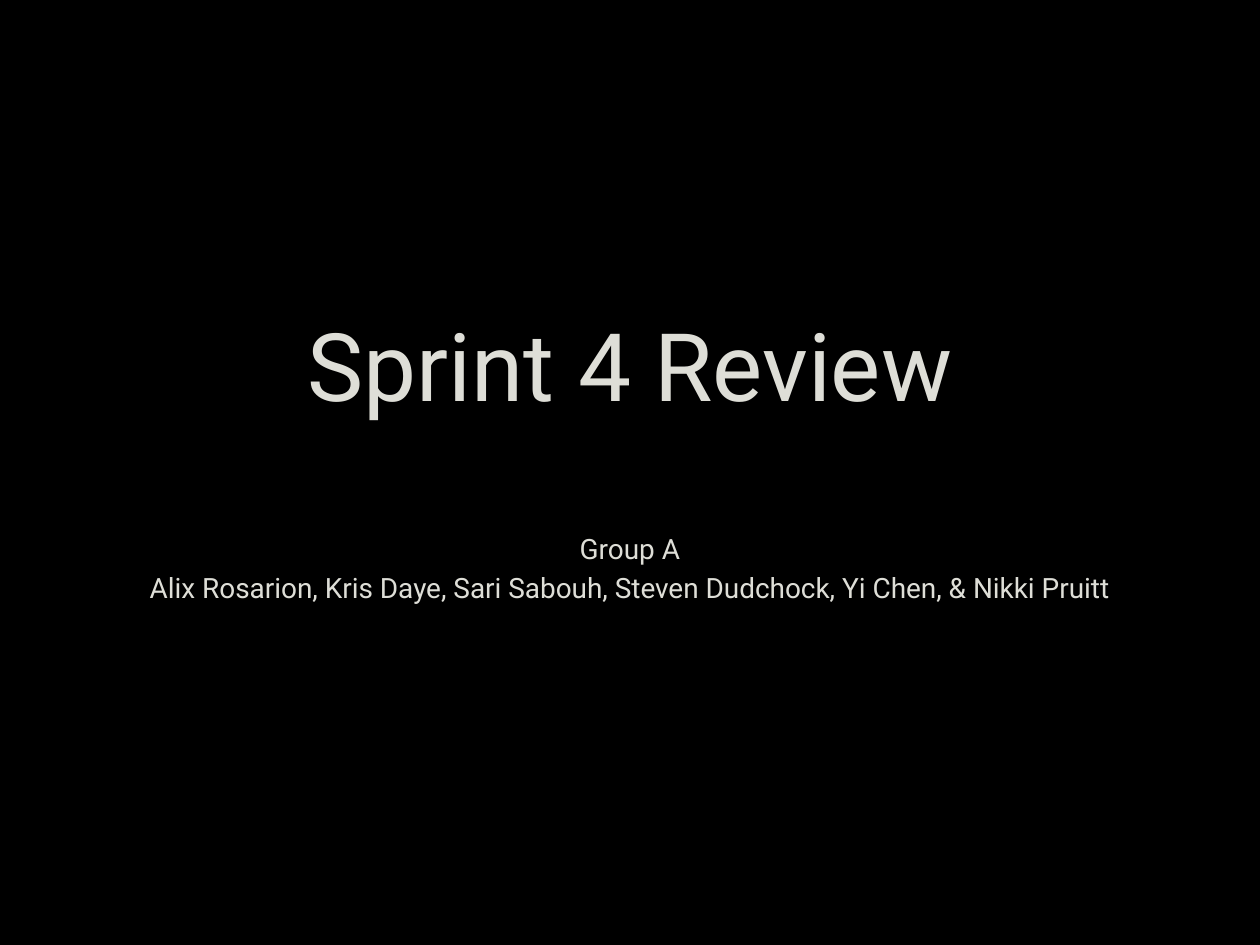
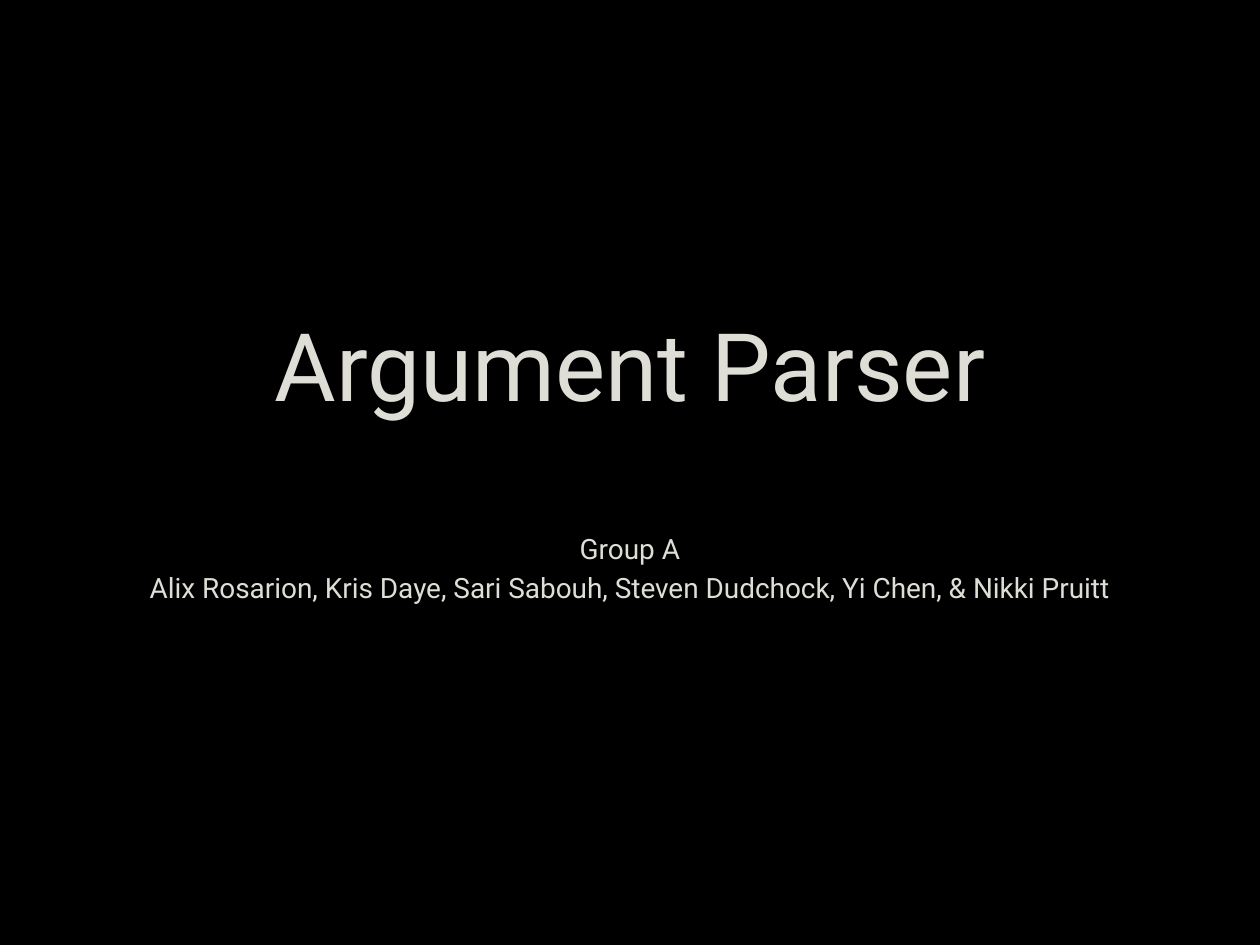
Before and after one commit to alixrosarion/ArgumentParser---Software-1, a slide deck: slide 1 of Sprint 4 Presentation.pptx. Drawn at 1260x945 pixels with LibreOffice and Linux fonts; fonts in the diff are those of the drawing; background and template pictures are left out. Boxes give left, top, right and bottom in pixels: in the first picture for what was removed or moved away, otherwise in the second. Text is boxed around its words. In the diff, an @@ line names an element or a change of style, - is before the commit and + after.

```diff
--- a/Sprint 4 Presentation.pptx
+++ b/Sprint 4 Presentation.pptx
@@ title at [275,333,985,421]: text changed @@
-Sprint 4 Review
+Argument Parser
```
Also in this commit, not shown: 1 other slide changed, 1 slide added, 1 slide removed, 55 other files.
